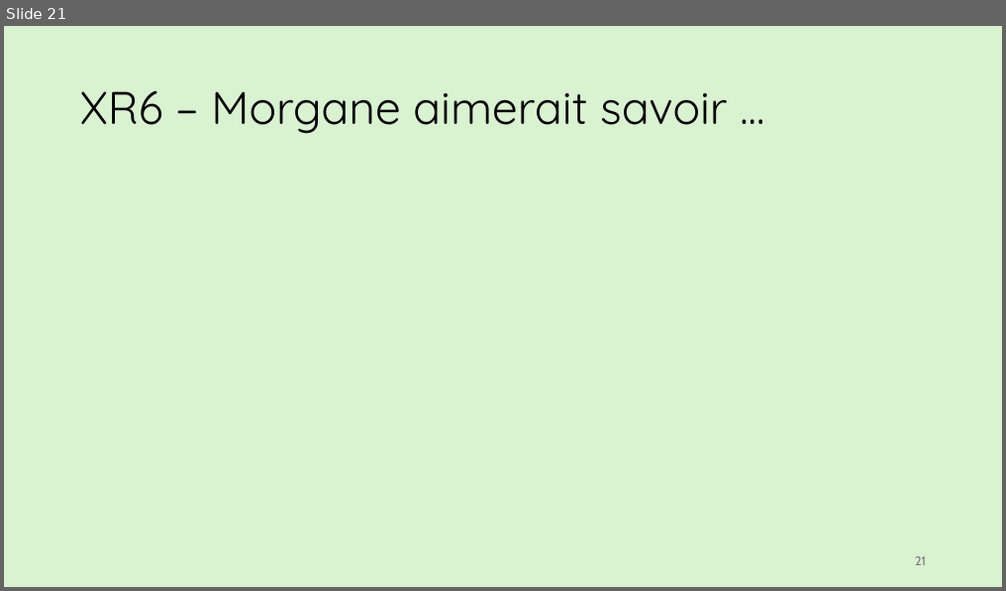
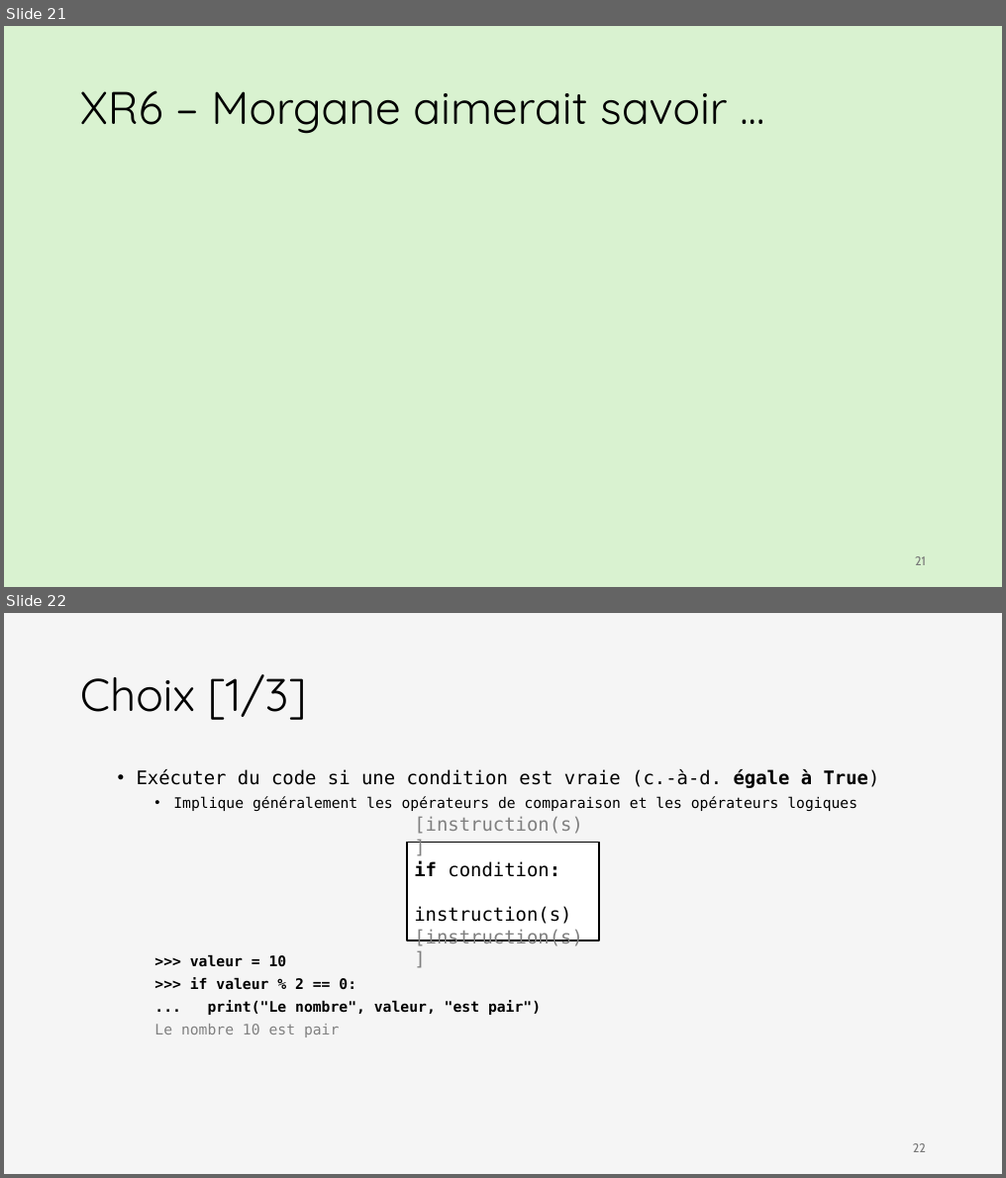
Before and after one commit to iannickgagnon/sagedays_iannick_2026, a slide deck: python_1/presentation_python_1.pptx. Shown one above the other, each under a label of ours: slide 21 before the commit, slides 21 and 22 after it. The pictures are 1006x591 and 1006x1178 pixels, drawn with LibreOffice and Linux fonts; fonts in the diff are those of the drawing; grey boxes stand for pictures. Boxes give left, top, right and bottom in pixels: in the first picture for what was removed or moved away, otherwise in the second. Text is boxed around its words. In the diff, an @@ line names an element or a change of style, - is before the commit and + after.

```diff
--- a/python_1/presentation_python_1.pptx
+++ b/python_1/presentation_python_1.pptx
@@ slide 22 added at bbox=[4, 613, 1002, 1174], background #F5F5F5 @@
@@ title added at bbox=[80, 674, 307, 720], 44 pt, text #000000 @@
+Choix [1/3]
@@ text added at bbox=[137, 769, 880, 1038], 14 pt, text #000000 @@
+  • Exécuter du code si une condition est vraie (c.-à-d. égale à True)
+    • Implique généralement les opérateurs de comparaison et les opérateurs logiques
+    >>> valeur = 10
+    >>> if valeur % 2 == 0:
+    ... print("Le nombre", valeur, "est pair")
+    Le nombre 10 est pair
@@ rectangle added at bbox=[407, 842, 599, 940], fill #FFFFFF, outline #000000 1.5 pt, 18 pt, text #808080 @@
+[instruction(s)]
+if condition:
+instruction(s)
+[instruction(s)]
@@ page number added at bbox=[913, 1144, 926, 1153], 12 pt, text #797979 @@
+22
```
Also in this commit, not shown: 1 slide changed, 2 other slides added, 1 slide removed.
